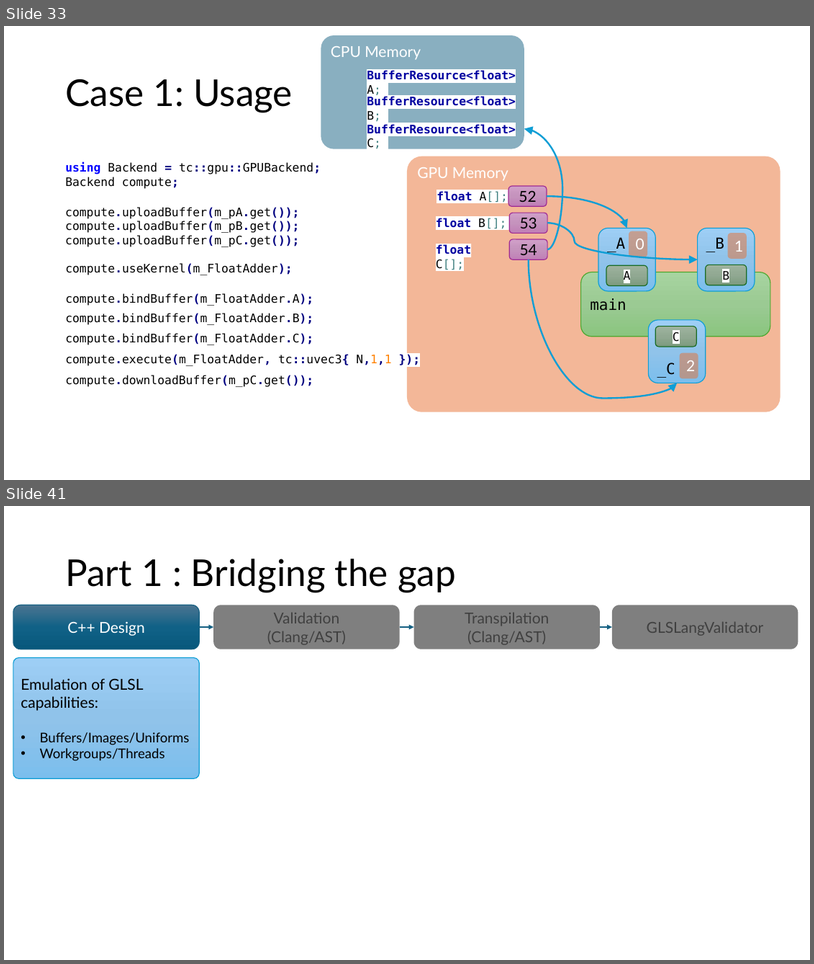
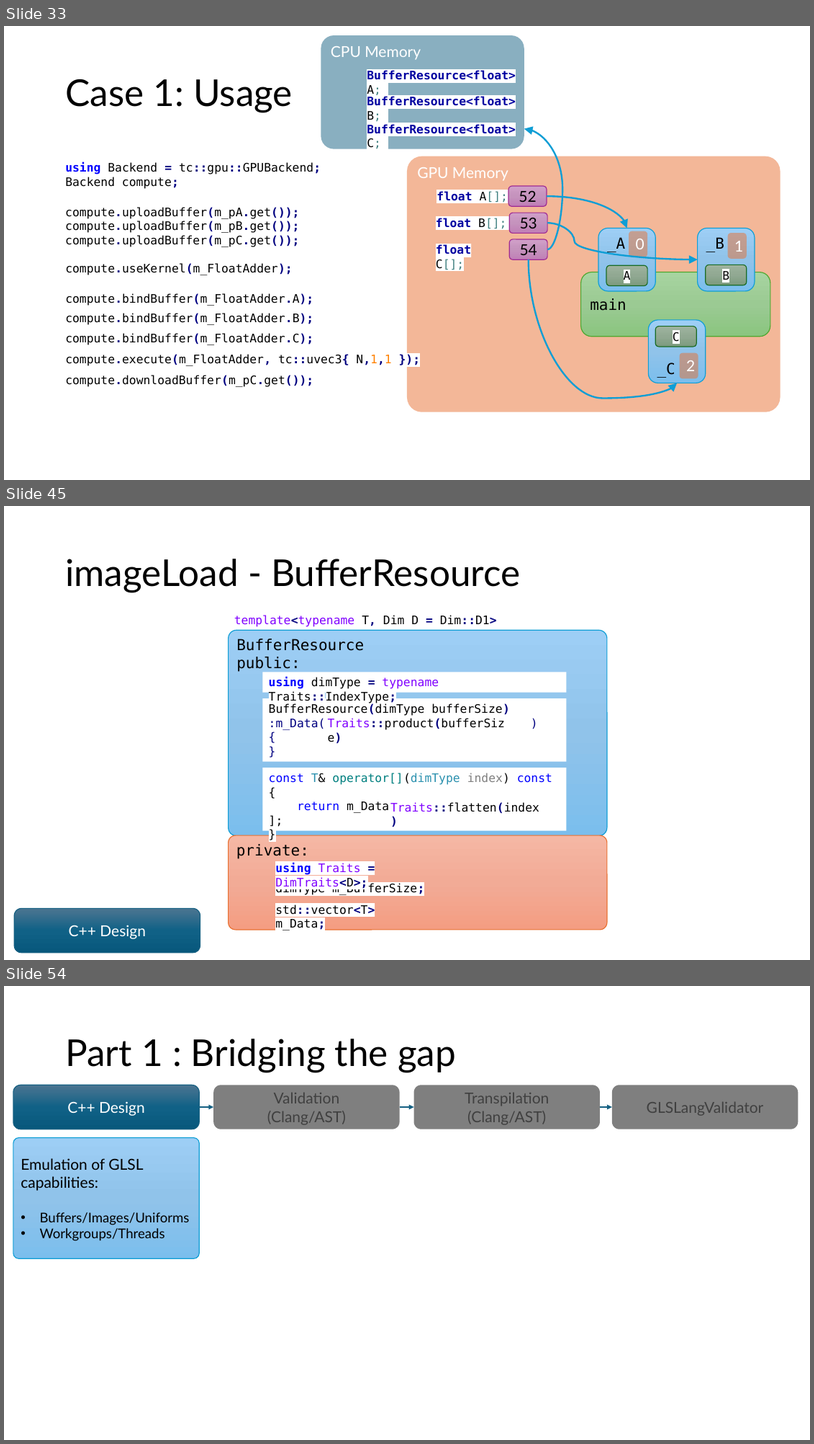
Before and after one commit to samynk/TinyCompute, a slide deck: Docs/presentations/cppcon2025.pptx. Shown one above the other, each under a label of ours: slides 33 and 41 before the commit, slides 33, 45 and 54 after it; the slides between them are not shown. The pictures are 814x964 and 814x1444 pixels, drawn with LibreOffice and Linux fonts; fonts in the diff are those of the drawing. Boxes give left, top, right and bottom in pixels: in the first picture for what was removed or moved away, otherwise in the second. Text is boxed around its words. In the diff, an @@ line names an element or a change of style, - is before the commit and + after.

Commit message:
Added std::array transpilation possibility. Finalized image based version of game of life.

```diff
--- a/Docs/presentations/cppcon2025.pptx
+++ b/Docs/presentations/cppcon2025.pptx
@@ slide 45 added at bbox=[4, 506, 810, 960], background #FFFFFF @@
@@ title added at bbox=[65, 559, 520, 592], 44 pt, text #000000 @@
+imageLoad - BufferResource
@@ rounded rectangle added at bbox=[229, 630, 608, 836], fill gradient #9ECFF5 to #90C4EB to #7CBEED, outline #0F9ED5 1 pt, 18 pt, text #000000 @@
+BufferResource
+public:
@@ text added at bbox=[234, 615, 497, 627], 14 pt, text #8000FF @@
+template<typename T, Dim D = Dim::D1>
@@ rectangle added at bbox=[263, 672, 566, 692], fill #FFFFFF, 14 pt, text #000000 @@
+using dimType = typename Traits::IndexType;
@@ rectangle added at bbox=[263, 698, 566, 762], fill #FFFFFF, 14 pt, text #000000 @@
+BufferResource(dimType bufferSize)
+:m_Data( )
+{
+}
@@ text added at bbox=[328, 718, 505, 895], 14 pt, text #000000 @@
+Traits::product(bufferSize)
@@ rectangle added at bbox=[263, 767, 566, 830], fill #FFFFFF, 14 pt, text #0000FF @@
+const T& operator[](dimType index) const
+{
+return m_Data[ ];
+}
@@ text added at bbox=[391, 802, 540, 813], 14 pt, text #000000 @@
+Traits::flatten(index)
@@ rounded rectangle added at bbox=[229, 835, 608, 929], fill gradient #F5B8A5 to #F2AB96 to #F59E82, outline #E97132 1 pt, 18 pt, text #000000 @@
+private:
@@ text added at bbox=[275, 862, 368, 888], 14 pt, text #8000FF @@
+using Traits = DimTraits<D>;
@@ text added at bbox=[275, 883, 424, 895], 14 pt, text #000000 @@
+dimType m_BufferSize;
@@ rounded rectangle added at bbox=[14, 908, 201, 952], fill gradient #4C7591 to #106287 to #09597D, outline #156082 1 pt, 18 pt, text #FFFFFF @@
+C++ Design
@@ text added at bbox=[275, 904, 375, 930], 14 pt, text #000000 @@
+std::vector<T> m_Data;
@@ what was slide 41 is now slide 54 @@
```
Also in this commit, not shown: 4 slides changed, 12 other slides added, 17 other files.
